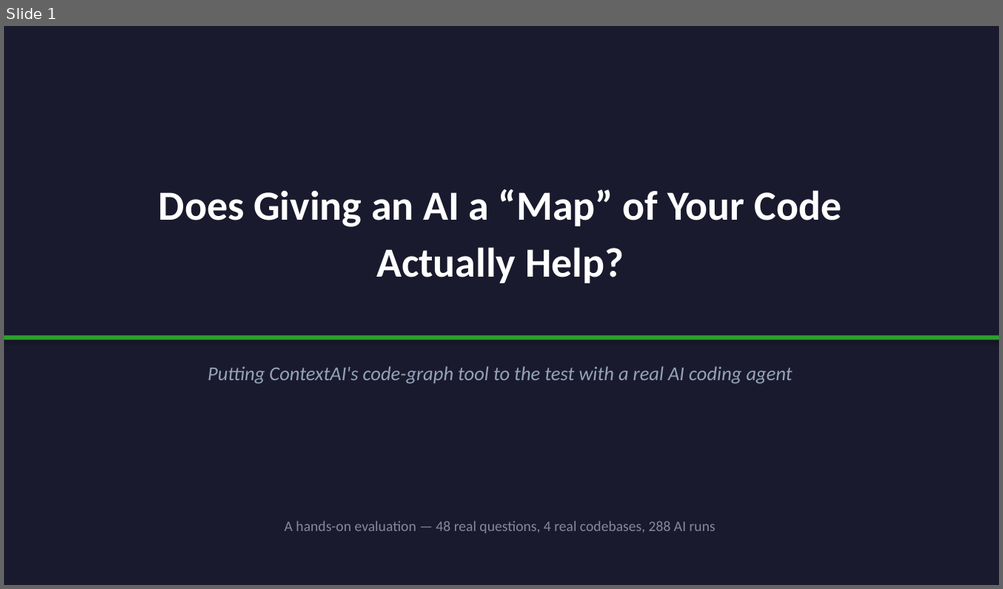
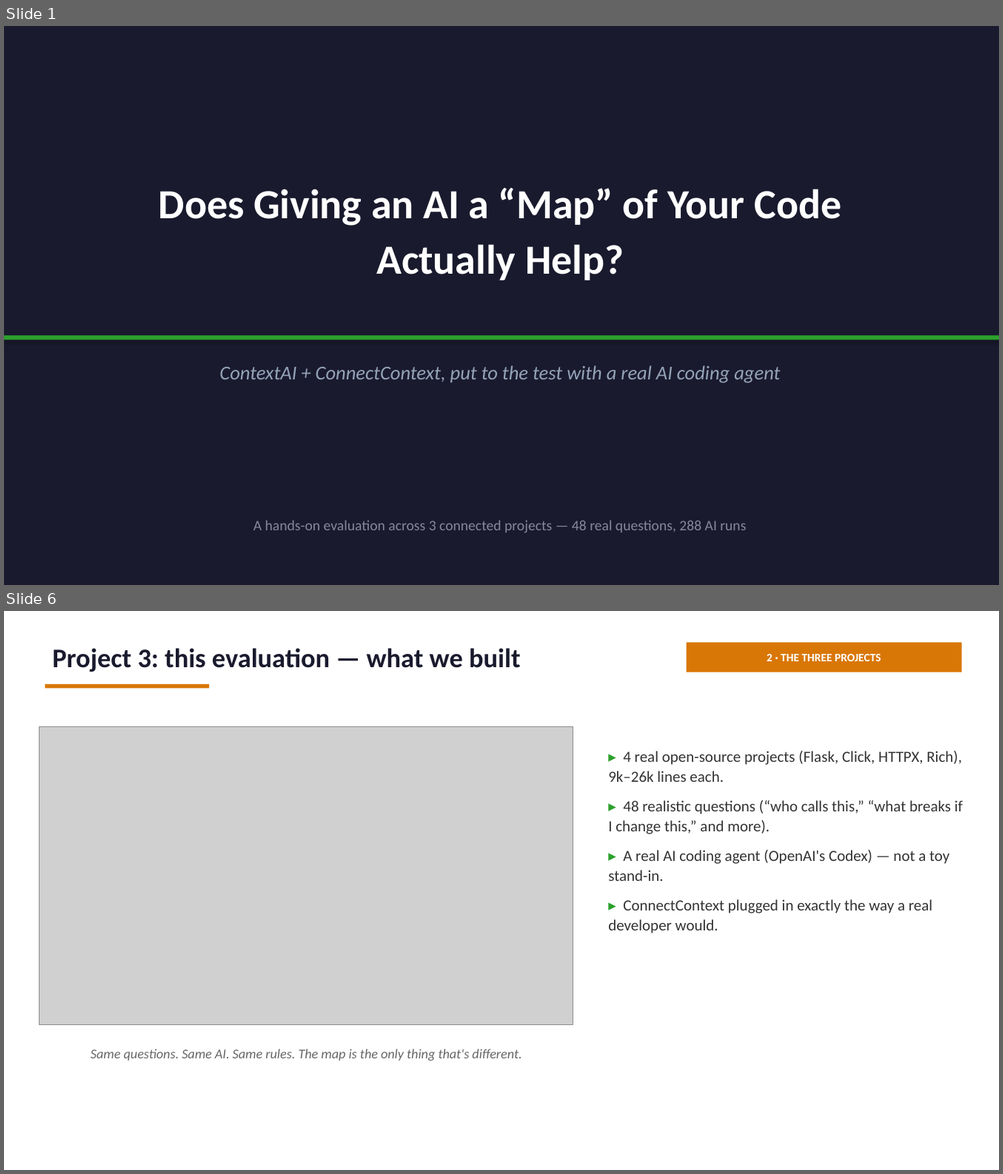
Before and after one commit to shobhit0521/Test_context, a slide deck: presentation/ContextAI_Evaluation.pptx. Shown one above the other, each under a label of ours: slide 1 before the commit, slides 1 and 6 after it; the slides between them are not shown. The pictures are 1003x589 and 1003x1174 pixels, drawn with LibreOffice and Linux fonts; fonts in the diff are those of the drawing; grey boxes stand for pictures. Boxes give left, top, right and bottom in pixels: in the first picture for what was removed or moved away, otherwise in the second. Text is boxed around its words. In the diff, an @@ line names an element or a change of style, - is before the commit and + after.

```diff
--- a/presentation/ContextAI_Evaluation.pptx
+++ b/presentation/ContextAI_Evaluation.pptx
@@ slide 6 added at (4,611,999,1170), background #FFFFFF @@
@@ text added at (52,648,520,672), 26 pt, text #1A1A2E, bold @@
+Project 3: this evaluation — what we built
@@ rectangle added at (686,642,962,672), fill #D97706, 11 pt, text #FFFFFF, bold @@
+2 · THE THREE PROJECTS
@@ rectangle added at (45,684,209,689), fill #D97706 @@
@@ picture added at (39,726,572,1025) @@
@@ text added at (608,751,962,934), 15 pt, text #333333 @@
+▸ 4 real open-source projects (Flask, Click, HTTPX, Rich), 9k–26k lines each.
+▸ 48 realistic questions (“who calls this,” “what breaks if I change this,” and more).
+▸ A real AI coding agent (OpenAI's Codex) — not a toy stand-in.
+▸ ConnectContext plugged in exactly the way a real developer would.
@@ text added at (91,1049,521,1061), 13 pt, text #666666, italic @@
+Same questions. Same AI. Same rules. The map is the only thing that's different.
@@ slide 1 changed as well @@
@@ text "Does Giving an AI a ..." at (159,188,841,281): line spacing 1.15 to 1.12 @@
@@ text at (219,366,780,383): text changed @@
-Putting ContextAI's code-graph tool to the test with a real AI coding agent
+ContextAI + ConnectContext, put to the test with a real AI coding agent
@@ text at (253,520,745,533): text changed @@
-A hands-on evaluation — 48 real questions, 4 real codebases, 288 AI runs
+A hands-on evaluation across 3 connected projects — 48 real questions, 288 AI runs
```
Also in this commit, not shown: 5 other slides changed, 6 other slides added, 20 slides removed, 7 other files.
